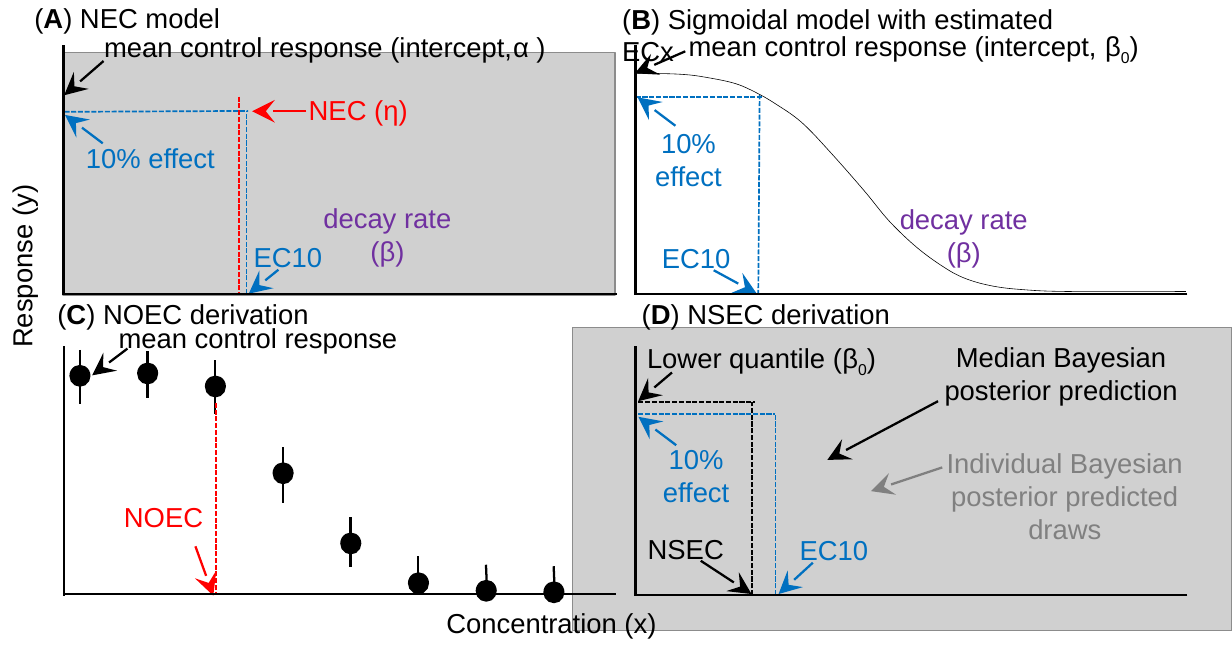
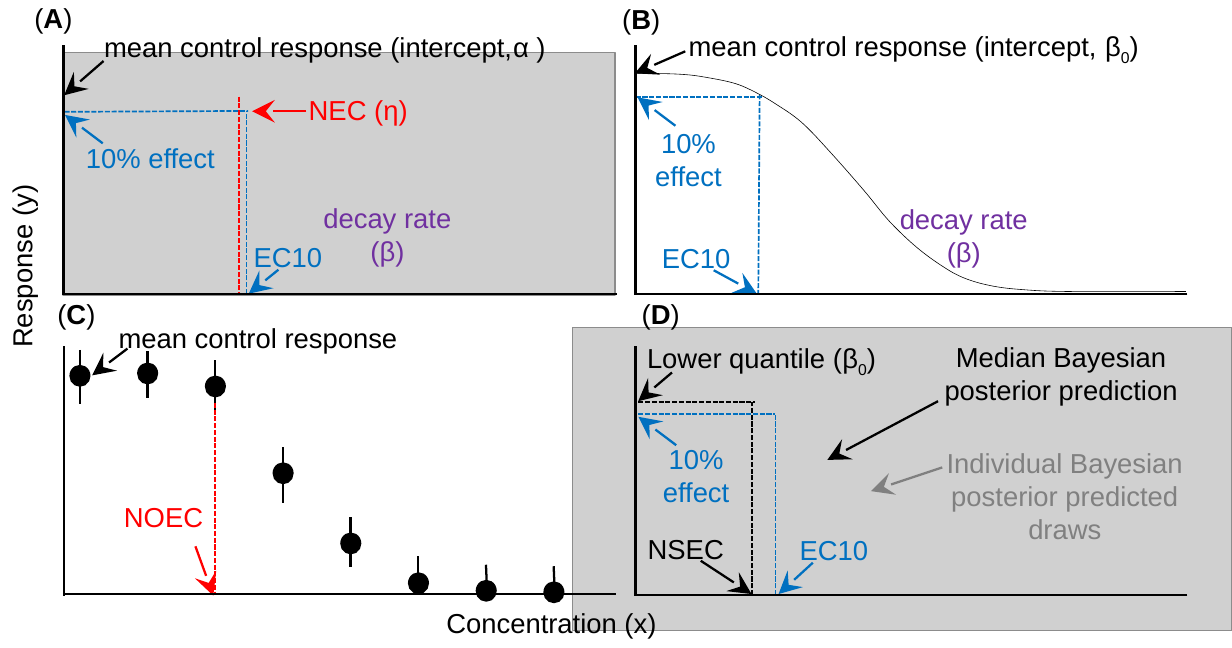
Before and after one commit to open-AIMS/NSEC_ETandC, a slide deck: slide 1 of Figure2.pptx. Drawn at 1232x648 pixels with LibreOffice and Linux fonts; fonts in the diff are those of the drawing; grey boxes stand for pictures. Boxes give left, top, right and bottom in pixels: in the first picture for what was removed or moved away, otherwise in the second. Text is boxed around its words. In the diff, an @@ line names an element or a change of style, - is before the commit and + after.

```diff
--- a/Figure2.pptx
+++ b/Figure2.pptx
@@ text at (34,8,72,33): text changed @@
-(A) NEC model
+(A)
@@ text at (622,9,660,34): text changed @@
-(B) Sigmoidal model with estimated ECx
+(B)
@@ text at (57,304,95,330): text changed @@
-(C) NOEC derivation
+(C)
@@ text at (642,304,680,330): text changed @@
-(D) NSEC derivation
+(D)
```
Also in this commit, not shown: 5 other files.
